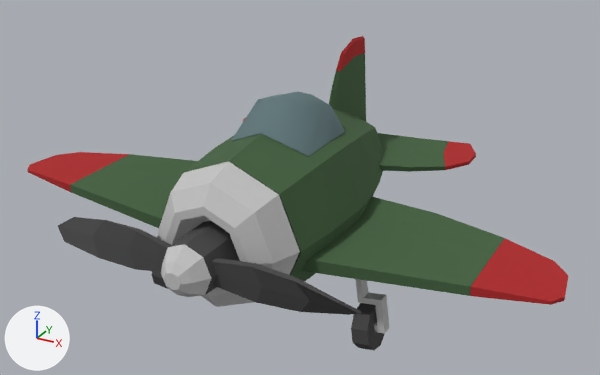
What one commit did to the glTF model Plane/plane.glb.
Camera for both pictures: a camera (50 mm lens) standing at (4.56, -8.15, 3.78) and looking at (0.19, -0.21, -0.19). The axes (+X, +Y, +Z) are drawn at lower left. The lights are the same throughout. Where no turn or scale is listed for an object, it has been applied to the vertices. Vertices at the same position are counted once.

In view in the first picture: 'Landing_Gear_Left', 'Plane_Body', 'Plane_Body_Front', 'Plane_Body_Trim', 'Plane_Canopy', 'Propeller cap', 'Propellor'.
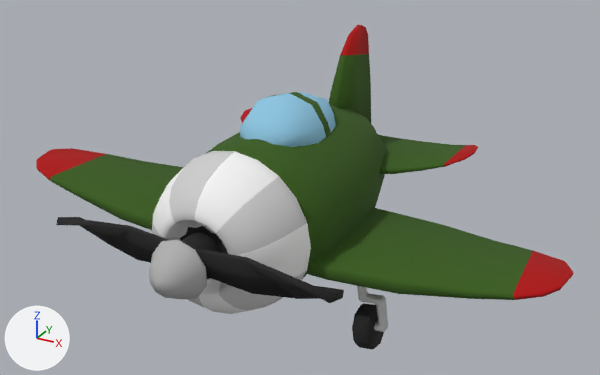
Edits to the bpy script that builds the scene:
```text
Change me_cylinder_material_004_0:
    remove me_cylinder_material_004_0.from_pydata(...)  # 16 vertices, 20 faces; spans x -0.527..0.527, y -0.749..0.454, z 0.347..0.947
    remove me_cylinder_material_004_0.materials.append(mat_material_004)  # dark cyan #60777a
    add me_cylinder_material_004_0.from_pydata(...)  # 95 vertices, 180 faces; spans x -0.274..0.274, y -0.517..0.589, z -0.311..0.374
    me_cylinder_material_004_0 part 1: the whole mesh is rebuilt
    add me_cylinder_material_004_0.materials.append(mat_color_palette)  # picture img_color_palette
Change me_cylinder_001_material_005_0:
    remove me_cylinder_001_material_005_0.from_pydata(...)  # 72 vertices, 134 faces; spans x -1.88..1.88, y -0.21..0.68, z -0.32..0.32
    remove me_cylinder_001_material_005_0.materials.append(mat_material_005)  # dark grey #464646
    add me_cylinder_001_material_005_0.from_pydata(...)  # 28 vertices, 52 faces; spans x -1.69..1.69, y -0.17..0.16, z -0.23..0.2
    me_cylinder_001_material_005_0 part 2: the whole mesh is rebuilt
    me_cylinder_001_material_005_0 part 3: the surface is now shaded smooth
    add me_cylinder_001_material_005_0.materials.append(mat_color_palette)  # picture img_color_palette
Remove ob_plane_body:
    ob_plane_body = bpy.data.objects.new('Plane_Body', me_cylinder_material_001_0)
Remove ob_plane_body_front:
    ob_plane_body_front = bpy.data.objects.new('Plane_Body_Front', me_cylinder_material_003_0)
Remove ob_plane_body_trim:
    ob_plane_body_trim = bpy.data.objects.new('Plane_Body_Trim', me_cylinder_material_002_0)
Change ob_plane_canopy:
    ob_plane_canopy.location: (0.0, 0.0, 0.0) -> (-0.009, -0.105, 0.579)
    ob_plane_canopy.scale: (1.0, 1.0, 1.0) -> (1.86, 1.36, 1.0)
Remove ob_propeller_cap:
    ob_propeller_cap = bpy.data.objects.new('Propeller cap', me_cylinder_001_material_003_0)
Change ob_propellor:
    ob_propellor.location: (0.0, -2.029, -0.376) -> (0.0, -2.146, -0.251)
Add ob_wings:
    ob_wings = bpy.data.objects.new('Wings', me_cube_006)  # 120 vertices, 236 faces; spans x -3.44..3.44, y -0.85..0.82, z -0.3..0.19; in mat_color_palette (picture img_color_palette)
    ob_wings.location = (0.038, -0.36, -0.411)
Add ob_topairfoil:
    ob_topairfoil = bpy.data.objects.new('TopAirFoil', me_cube_008)  # 20 vertices, 36 faces; spans x -0.094..0.099, y -0.635..0.442, z -0.614..0.826; in mat_color_palette (picture img_color_palette)
    ob_topairfoil.location = (0.048, 1.49, 0.545)
Add ob_rearrutter:
    ob_rearrutter = bpy.data.objects.new('RearRutter', me_cube_007)  # 119 vertices, 234 faces; spans x -3.44..3.44, y -0.85..0.82, z -0.3..0.19; in mat_color_palette (picture img_color_palette)
    ob_rearrutter.location = (0.038, 1.329, -0.126)
    ob_rearrutter.rotation_euler = (0.0, -3.142, 0.0)  # degrees (0, -180, 0)
    ob_rearrutter.scale = (-0.501, -0.757, -0.501)
Add ob_propellor_shaft:
    ob_propellor_shaft = bpy.data.objects.new('Propellor_Shaft', me_cylinder_006)  # a 10-sided cylinder along y spanning x -0.207..0.207, y -0.452..-0.038, z -0.218..0.218; in mat_color_palette (picture img_color_palette)
    ob_propellor_shaft.location = (0.0, -1.895, -0.287)
Add ob_propellor_engine:
    ob_propellor_engine = bpy.data.objects.new('Propellor_Engine', me_mesh)  # 262 vertices, 520 faces; spans x -0.91..0.91, y -2.06..-1.24, z -1.23..0.6; in mat_color_palette (picture img_color_palette)
    ob_propellor_engine.location = (0.0, 0.0, 0.0)
Add ob_propeller_cap_1:
    ob_propeller_cap_1 = bpy.data.objects.new('Propeller_Cap', me_cylinder_003)  # 50 vertices, 96 faces; spans x -0.316..0.316, y -2.702..-2.323, z -0.61..0.054; in mat_color_palette (picture img_color_palette)
    ob_propeller_cap_1.location = (0.0, 0.0, -0.025)
Add ob_fuselage:
    ob_fuselage = bpy.data.objects.new('Fuselage', me_cylinder_007)  # 50 vertices, 96 faces; spans x -0.93..0.93, y -1.37..2.09, z -1.24..0.65; in mat_color_palette (picture img_color_palette)
    ob_fuselage.location = (0.0, 0.0, 0.0)
```

Pixel boxes [x1, y1, x2, y2] of what changed, in the pictures (600 x 375 px):
'Plane_Body', deleted (green)
    before: [70, 53, 505, 296]
'Wings', added (green)
    after: [36, 148, 574, 300]
'Propellor_Engine', added
    after: [152, 151, 311, 314]
'Fuselage', added (green)
    after: [205, 104, 386, 279]
'Propellor', reshaped, moved (12% shorter)
    before: [58, 217, 362, 315]
    after: [56, 217, 344, 303]
'Plane_Body_Front', deleted
    before: [158, 161, 300, 307]
'Plane_Body_Trim', deleted (red)
    before: [27, 36, 568, 305]
'Plane_Canopy', reshaped, moved, rescaled
    before: [231, 92, 345, 156]
    after: [240, 92, 336, 147]
'Propeller_Cap', added
    after: [149, 240, 207, 299]
'TopAirFoil', added (green)
    after: [329, 25, 371, 123]
'RearRutter', added (green)
    after: [240, 108, 478, 174]
'Propeller cap', deleted
    before: [161, 244, 211, 297]
'Propellor_Shaft', added (black)
    after: [182, 232, 220, 265]
part 2 of me_cylinder_001_material_005_0, cut back
    before: [58, 217, 362, 315]
    after: [56, 217, 344, 303]
